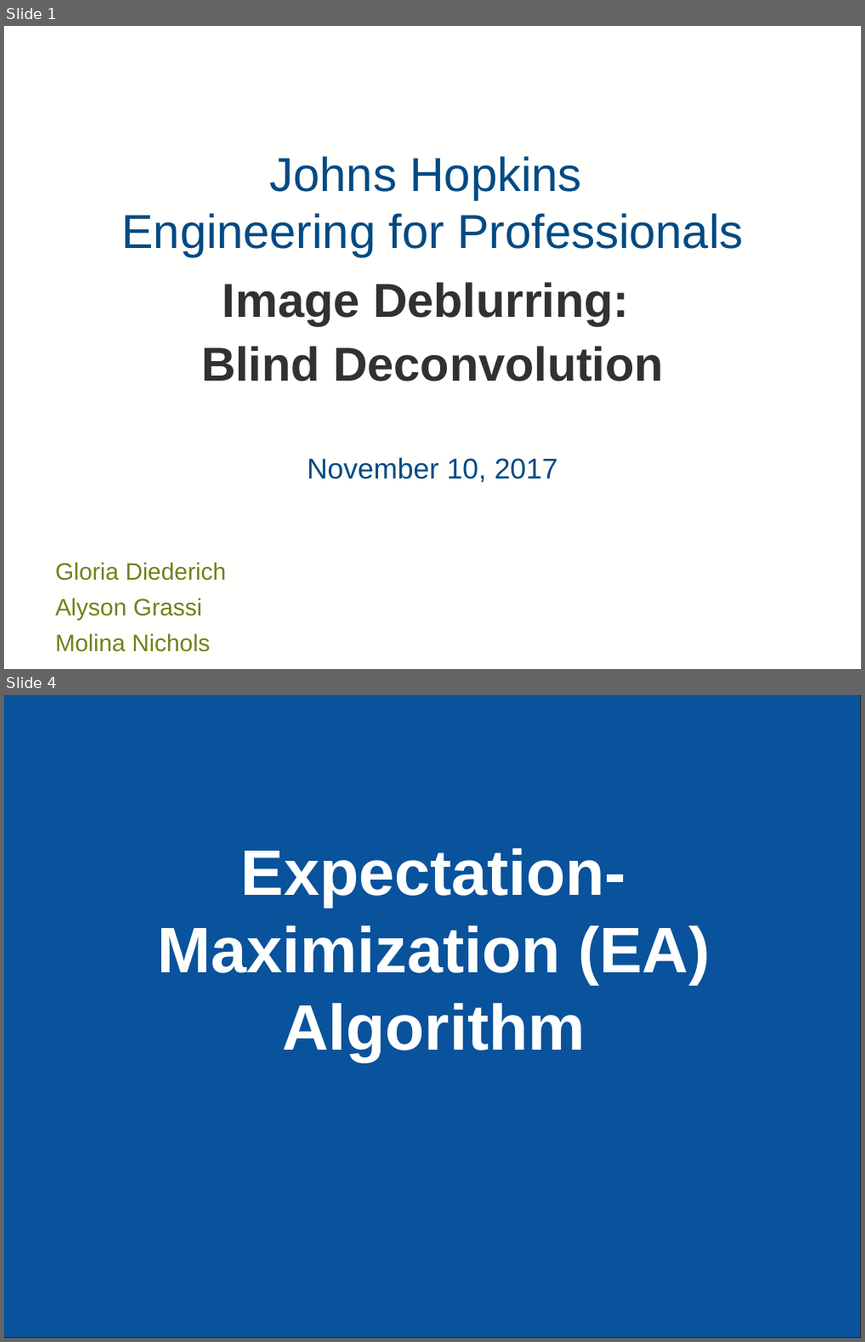
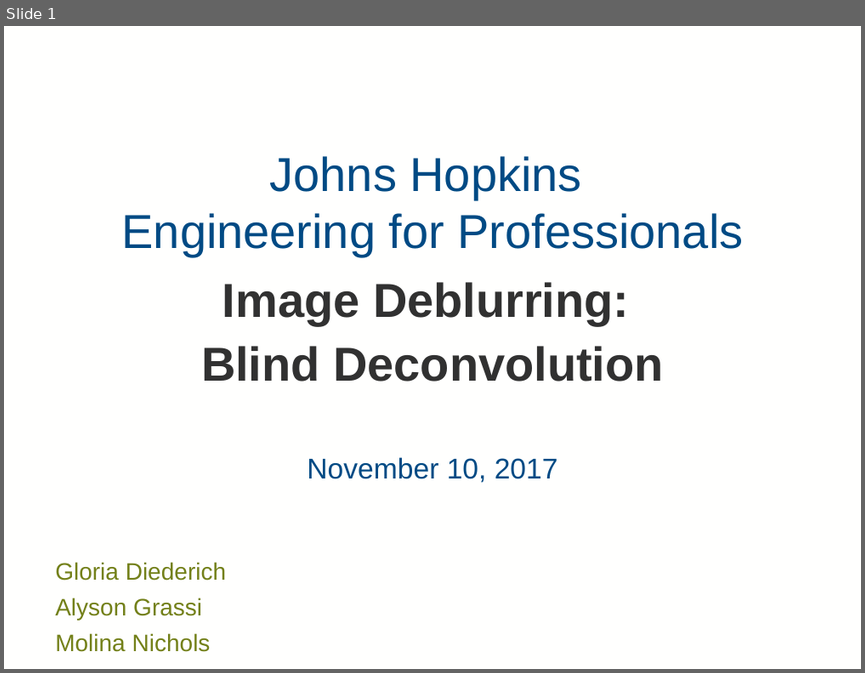
Before and after one commit to mollyn/matrixTheoryProject, a slide deck: Diederich_Grassi_Nichols_PPT.pptx. Shown one above the other, each under a label of ours: slides 1 and 4 before the commit, slide 1 after it; the slides between them are not shown. The pictures are 865x1342 and 865x673 pixels, drawn with LibreOffice and Linux fonts; fonts in the diff are those of the drawing; background and template pictures are left out. Boxes give left, top, right and bottom in pixels: in the first picture for what was removed or moved away, otherwise in the second. Text is boxed around its words. In the diff, an @@ line names an element or a change of style, - is before the commit and + after.

```diff
--- a/Diederich_Grassi_Nichols_PPT.pptx
+++ b/Diederich_Grassi_Nichols_PPT.pptx
@@ slide 4 removed at (4,695,861,1338), background #FFFFFE @@
@@ rectangle removed at (4,695,861,1338) @@
@@ title removed at (157,848,710,1061) @@
-Expectation-Maximization (EA) Algorithm
```
Also in this commit, not shown: 6 slides added, 4 other slides removed.
